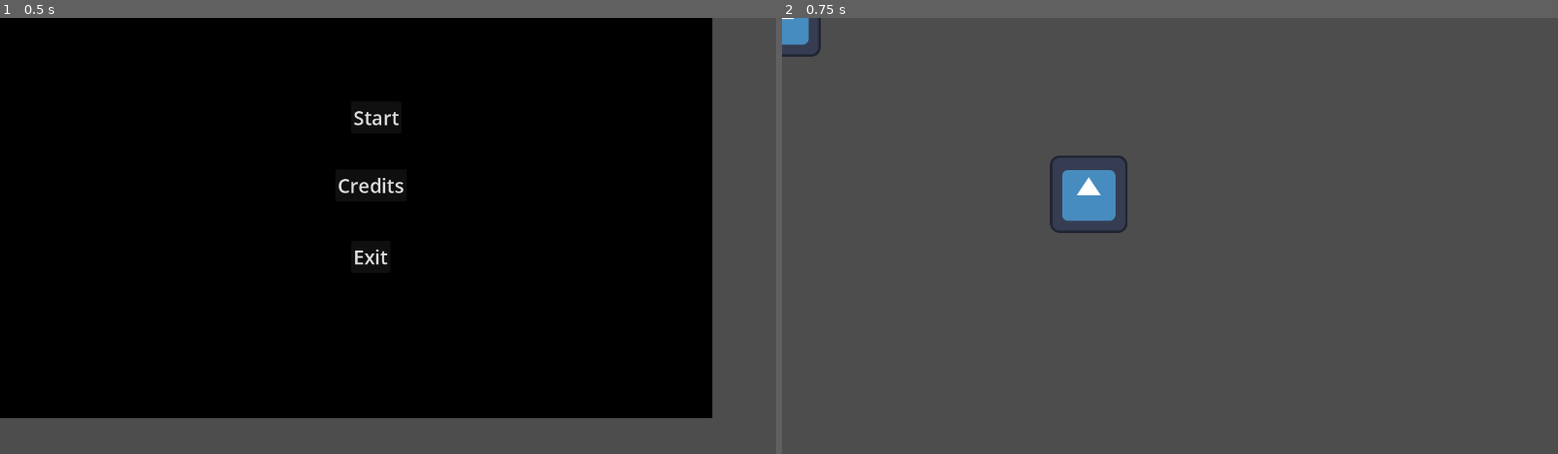
Above: before the commit, frames 1-2 (left to right).
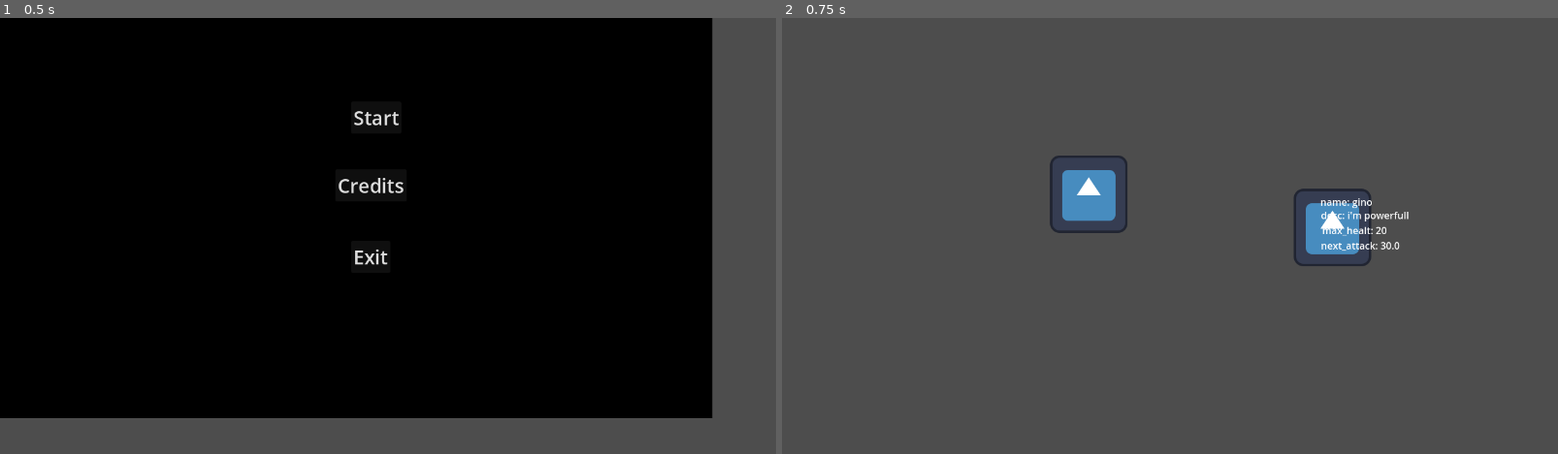
Above: after the commit, the same moments.

Repository: fabio98p/Godot_jam_Brackeys_2025.2
Game: Godot game, scene res://Menus/main_menu.tscn
The game is run twice, just before and just after one commit, with the same random seed, the same clock (stepped at 60 frames per second) and the same inputs. The engine's default icon, where the game draws it, is replaced by a stand-in: a white triangle on a blue panel in a dark square.
Inputs:
- Up to frame 1 (0.5 s): no input
- Up to frame 2 (0.75 s): click "Start" at 0.5 s

Frame 1 is identical in both runs. In frame 2, 1.5% of the frame differs, in the area x 0-81%, y 0-57%.

Commit message:
change enemy handling and listattack, and change card

Diff:
--- a/Cards/Card.tscn
+++ b/Cards/Card.tscn
@@ -51,5 +51,47 @@
 scale = Vector2(5.8, 8.92)
 shape = SubResource("RectangleShape2D_ie34q")
 
+[node name="Name" type="Label" parent="."]
+offset_left = -57.0
+offset_top = -88.0
+offset_right = -17.0
+offset_bottom = -65.0
+text = "bla"
+
+[node name="Desc" type="Label" parent="."]
+offset_left = -56.0
+offset_top = -66.0
+offset_right = -16.0
+offset_bottom = -43.0
+text = "bla"
+
+[node name="Attack" type="Label" parent="."]
+offset_left = -56.0
+offset_top = -16.0
+offset_right = -16.0
+offset_bottom = 7.0
+text = "bla"
+
+[node name="Heal" type="Label" parent="."]
+offset_left = -57.0
+offset_top = 4.0
+offset_right = -17.0
+offset_bottom = 27.0
+text = "bla"
+
+[node name="BuffAttack" type="Label" parent="."]
+offset_left = -58.0
+offset_top = 23.0
+offset_right = -18.0
+offset_bottom = 46.0
+text = "bla"
+
+[node name="BuffDefense" type="Label" parent="."]
+offset_left = -58.0
+offset_top = 41.0
+offset_right = -18.0
+offset_bottom = 64.0
+text = "bla"
+
 [connection signal="mouse_entered" from="Area2D" to="." method="_on_area_2d_mouse_entered"]
 [connection signal="mouse_exited" from="Area2D" to="." method="_on_area_2d_mouse_exited"]
--- a/Cards/card.gd
+++ b/Cards/card.gd
@@ -3,6 +3,13 @@
 var starting_position
 @export var cardResource: CardResource
 var cardDataHandler: CardDataHandler
+
+@onready var nameCard: Label = $Name
+@onready var desc: Label = $Desc
+@onready var attack: Label = $Attack
+@onready var heal: Label = $Heal
+@onready var buff_attack: Label = $BuffAttack
+@onready var buff_defense: Label = $BuffDefense
 
 signal hovered
 signal hovered_off
@@ -10,7 +17,16 @@
 func _ready() -> void:
 	get_parent().get_parent().connect_card_signals(self)
 
+
 	cardDataHandler = CardDataHandler.new(cardResource)
+
+	nameCard.text = "name: " + cardDataHandler.cardName
+	desc.text = "desc: " + cardDataHandler.description
+	attack.text = "attack: " + str(cardDataHandler.attack_damage_value)
+	heal.text = "heal: " + str(cardDataHandler.heal_value)
+	buff_attack.text = "buffattack: " + str(cardDataHandler.damage_buff_value)
+	buff_defense.text = "buffdefense: " + str(cardDataHandler.defense_buff_value)
+
 	cardDataHandler.playCard("ciao")
 
 func _on_area_2d_mouse_entered() -> void:
--- a/Cards/card_data_handler.gd
+++ b/Cards/card_data_handler.gd
@@ -68,52 +68,42 @@
 
 	#Attack
 	has_attack = cardResource.has_attack
-	if has_attack:
-		attack_damage_value = cardResource.attack_damage_value
-		attack_target_type = cardResource.attack_target_type
+	attack_damage_value = cardResource.attack_damage_value
+	attack_target_type = cardResource.attack_target_type
 
 	#Heal
 	has_heal = cardResource.has_heal
-	if has_heal:
-		heal_value = cardResource.heal_value
+	heal_value = cardResource.heal_value
 
 	#Buff
 	has_self_buff = cardResource.has_self_buff
-	if has_self_buff:
-		has_damage_buff = cardResource.has_damage_buff
-		if has_damage_buff:
-			damage_buff_value = cardResource.damage_buff_value
 
-		has_defense_buff = cardResource.has_defense_buff
-		if has_defense_buff:
-			defense_buff_value = cardResource.defense_buff_value
+	has_damage_buff = cardResource.has_damage_buff
+	damage_buff_value = cardResource.damage_buff_value
 
+	has_defense_buff = cardResource.has_defense_buff
+	defense_buff_value = cardResource.defense_buff_value
 
 	#Enemy Debuff
 	has_enemy_debuff = cardResource.has_enemy_debuff
-	if has_enemy_debuff:
-		has_enemy_damage_debuff = cardResource.has_enemy_damage_debuff
-		if has_enemy_damage_debuff:
-			damage_enemy_debuff_value = cardResource.damage_enemy_debuff_value
 
-		has_enemy_defense_debuff = cardResource.has_enemy_defense_debuff
-		if has_enemy_defense_debuff:
-			enemy_defense_debuff_value = cardResource.enemy_defense_debuff_value
+	has_enemy_damage_debuff = cardResource.has_enemy_damage_debuff
+	damage_enemy_debuff_value = cardResource.damage_enemy_debuff_value
 
-		has_enemy_damage_poison = cardResource.has_enemy_damage_poison
-		if has_enemy_damage_poison:
-			enemy_damage_poison_value = cardResource.enemy_damage_poison_value
+	has_enemy_defense_debuff = cardResource.has_enemy_defense_debuff
+	enemy_defense_debuff_value = cardResource.enemy_defense_debuff_value
+
+	has_enemy_damage_poison = cardResource.has_enemy_damage_poison
+	enemy_damage_poison_value = cardResource.enemy_damage_poison_value
 
 	#Self Debuff
 	has_self_debuff = cardResource.has_self_debuff
-	if has_self_debuff:
-		has_self_damage_debuff = cardResource.has_self_damage_debuff
-		if has_self_damage_debuff:
-			damage_self_debuff_value = cardResource.damage_self_debuff_value
 
-		has_self_defense_debuff = cardResource.has_self_defense_debuff
-		if has_self_defense_debuff:
-			self_defense_debuff_value = cardResource.self_defense_debuff_value
+	has_self_damage_debuff = cardResource.has_self_damage_debuff
+	damage_self_debuff_value = cardResource.damage_self_debuff_value
+
+	has_self_defense_debuff = cardResource.has_self_defense_debuff
+	self_defense_debuff_value = cardResource.self_defense_debuff_value
 
 func playCard(target:String):
 	print("play")
--- a/Enemy/Resources/enemy1.tres
+++ b/Enemy/Resources/enemy1.tres
@@ -1,13 +1,55 @@
-[gd_resource type="Resource" script_class="EnemyResource" load_steps=3 format=3 uid="uid://dyrtgw3kaoih3"]
+[gd_resource type="Resource" script_class="EnemyResource" load_steps=8 format=3 uid="uid://dyrtgw3kaoih3"]
 
+[ext_resource type="Script" uid="uid://blnkk5r71x700" path="res://Enemy/enemyAttack.gd" id="1_eufft"]
 [ext_resource type="Texture2D" uid="uid://gmuroxlv2inw" path="res://Assets/icon.svg" id="1_vda12"]
 [ext_resource type="Script" uid="uid://blb8oufwqiukd" path="res://Enemy/enemyResource.gd" id="2_eufft"]
 
+[sub_resource type="Resource" id="Resource_eufft"]
+script = ExtResource("1_eufft")
+has_attack = true
+attack_damage = 10.0
+has_buff = false
+buff = 0.0
+has_debuff = false
+debuff = 0.0
+metadata/_custom_type_script = "uid://blnkk5r71x700"
+
+[sub_resource type="Resource" id="Resource_c2n65"]
+script = ExtResource("1_eufft")
+has_attack = true
+attack_damage = 20.0
+has_buff = false
+buff = 0.0
+has_debuff = false
+debuff = 0.0
+metadata/_custom_type_script = "uid://blnkk5r71x700"
+
+[sub_resource type="Resource" id="Resource_wuuqv"]
+script = ExtResource("1_eufft")
+has_attack = true
+attack_damage = 30.0
+has_buff = false
+buff = 0.0
+has_debuff = false
+debuff = 0.0
+metadata/_custom_type_script = "uid://blnkk5r71x700"
+
+[sub_resource type="Resource" id="Resource_wjyso"]
+script = ExtResource("1_eufft")
+has_attack = true
+attack_damage = 40.0
+has_buff = false
+buff = 0.0
+has_debuff = false
+debuff = 0.0
+metadata/_custom_type_script = "uid://blnkk5r71x700"
+
 [resource]
 script = ExtResource("2_eufft")
-enemy_name = ""
+enemy_name = "gino"
+description = "i'm powerfull"
 img = ExtResource("1_vda12")
 img_size = Vector2(0, 0)
 max_healt = 20.0
-attack_damage = 10.0
+attack_list = Array[ExtResource("1_eufft")]([SubResource("Resource_eufft"), SubResource("Resource_c2n65"), SubResource("Resource_wuuqv"), SubResource("Resource_wjyso")])
 metadata/_custom_type_script = "uid://blb8oufwqiukd"
--- /dev/null
+++ b/Enemy/Resources/enemy2.tres
@@ -0,0 +1,35 @@
+[gd_resource type="Resource" script_class="EnemyResource" load_steps=6 format=3 uid="uid://datkxnk7ex56r"]
+
+[ext_resource type="Script" uid="uid://blnkk5r71x700" path="res://Enemy/enemyAttack.gd" id="1_buxya"]
+[ext_resource type="Texture2D" uid="uid://gmuroxlv2inw" path="res://Assets/icon.svg" id="2_jl84t"]
+[ext_resource type="Script" uid="uid://blb8oufwqiukd" path="res://Enemy/enemyResource.gd" id="3_5xvf8"]
+
+[sub_resource type="Resource" id="Resource_c2n65"]
+script = ExtResource("1_buxya")
+has_attack = true
+attack_damage = 5.0
+has_buff = false
+buff = 0.0
+has_debuff = false
+debuff = 0.0
+metadata/_custom_type_script = "uid://blnkk5r71x700"
+
+[sub_resource type="Resource" id="Resource_eufft"]
+script = ExtResource("1_buxya")
+has_attack = false
+attack_damage = 0.0
+has_buff = true
+buff = 10.0
+has_debuff = true
+debuff = 50.0
+metadata/_custom_type_script = "uid://blnkk5r71x700"
+
+[resource]
+script = ExtResource("3_5xvf8")
+enemy_name = "gino"
+img = ExtResource("2_jl84t")
+img_size = Vector2(0, 0)
+max_healt = 20.0
+attack_damage = 10.0
+attack_list = Array[ExtResource("1_buxya")]([SubResource("Resource_c2n65"), SubResource("Resource_eufft")])
+metadata/_custom_type_script = "uid://blb8oufwqiukd"
--- a/Enemy/enemy.gd
+++ b/Enemy/enemy.gd
@@ -1,19 +1,21 @@
 extends Node2D
 
 @export var enemyResource: EnemyResource
-var enemy_name: String
-var img: Texture
-var healt: float
-var attack: float
 
 @onready var sprite_2d: Sprite2D = $Sprite2D
+@onready var nameEnemy: Label = $Name
+@onready var desc: Label = $Desc
+@onready var healt: Label = $Healt
+@onready var next_attack: Label = $NextAttack
 
+var enemyDataHandler: EnemyDataHandler
 func _ready() -> void:
 	var enemy_data: EnemyResource = enemyResource.duplicate()
-	enemy_name = enemy_data.enemy_name
-	sprite_2d.texture = enemy_data.img
-	healt = enemy_data.max_healt
-	attack = enemy_data.attack_damage
+	enemyDataHandler = EnemyDataHandler.new(enemy_data)
 
-	print(healt)
-	print(attack)
+	nameEnemy.text = "name: " + enemyDataHandler.enemy_name
+	desc.text = "desc: " + enemyDataHandler.description
+	healt.text = "max_healt: " + str(enemyDataHandler.max_healt)
+	next_attack.text = "next_attack: " + str(enemyDataHandler.getNextAttack().attack_damage)
+
+	sprite_2d.texture = enemyDataHandler.img
--- a/Enemy/enemy.tscn
+++ b/Enemy/enemy.tscn
@@ -15,3 +15,31 @@
 
 [node name="CollisionShape2D" type="CollisionShape2D" parent="Area2D"]
 shape = SubResource("RectangleShape2D_px1sc")
+
+[node name="Name" type="Label" parent="."]
+offset_left = -20.0
+offset_top = -54.0
+offset_right = 20.0
+offset_bottom = -31.0
+text = "bla"
+
+[node name="Desc" type="Label" parent="."]
+offset_left = -19.0
+offset_top = -32.0
+offset_right = 21.0
+offset_bottom = -9.0
+text = "bla"
+
+[node name="Healt" type="Label" parent="."]
+offset_left = -17.0
+offset_top = -7.0
+offset_right = 23.0
+offset_bottom = 16.0
+text = "bla"
+
+[node name="NextAttack" type="Label" parent="."]
+offset_left = -19.0
+offset_top = 18.0
+offset_right = 21.0
+offset_bottom = 41.0
+text = "bla"
--- /dev/null
+++ b/Enemy/enemyAttack.gd
@@ -0,0 +1,18 @@
+extends Resource
+
+class_name EnemyAttack
+
+@export_group("Attack")
+@export var has_attack: bool
+@export var attack_damage: float
+@export_group("")
+
+@export_group("Buff")
+@export var has_buff: bool
+@export var buff: float
+@export_group("")
+
+@export_group("Debuff")
+@export var has_debuff: bool
+@export var debuff: float
+@export_group("")
--- a/Enemy/enemyResource.gd
+++ b/Enemy/enemyResource.gd
@@ -3,8 +3,9 @@
 class_name EnemyResource
 
 @export var enemy_name: String
+@export_multiline var description: String
 @export var img: Texture
 @export var img_size: Vector2
+@export var max_healt: float
 
-@export var max_healt: float
-@export var attack_damage: float
+@export var attack_list: Array[EnemyAttack] = []
--- /dev/null
+++ b/Enemy/enemy_data_handler.gd
@@ -0,0 +1,34 @@
+extends Node
+class_name EnemyDataHandler
+
+var enemy_name: String:
+	get:
+		return enemy_name
+var description: String:
+	get:
+		return description
+var img: Texture:
+	get:
+		return img
+var img_size: Vector2:
+	get:
+		return img_size
+var max_healt: int:
+	get:
+		return max_healt
+var current_healt: int:
+	get:
+		return current_healt
+var attackList: Array[EnemyAttack]
+
+func _init(enemyResource: EnemyResource) -> void:
+	enemy_name = enemyResource.enemy_name
+	description = enemyResource.description
+	img = enemyResource.img
+	img_size = enemyResource.img_size
+	max_healt = enemyResource.max_healt
+	current_healt = max_healt
+	attackList = enemyResource.attack_list
+
+func getNextAttack():
+	return 	attackList[randi_range(0, attackList.size() - 1)]
--- a/Levels/level_1.tscn
+++ b/Levels/level_1.tscn
@@ -10,3 +10,4 @@
 texture = ExtResource("1_n0qsc")
 
 [node name="Enemy" parent="." instance=ExtResource("2_dilhk")]
+position = Vector2(908, 346)
Not shown, added: Enemy/enemyAttack.gd.uid
Not shown, added: Enemy/enemy_data_handler.gd.uid
